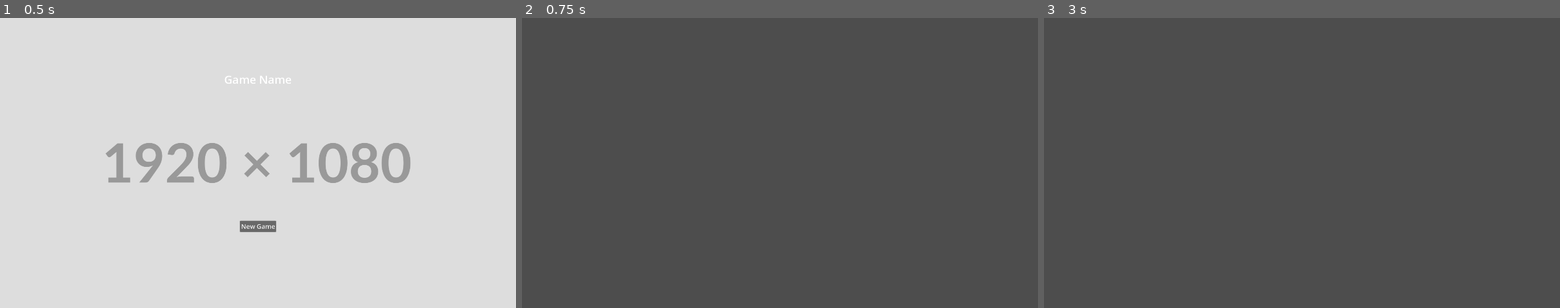
Above: before the commit, frames 1-3 (left to right).
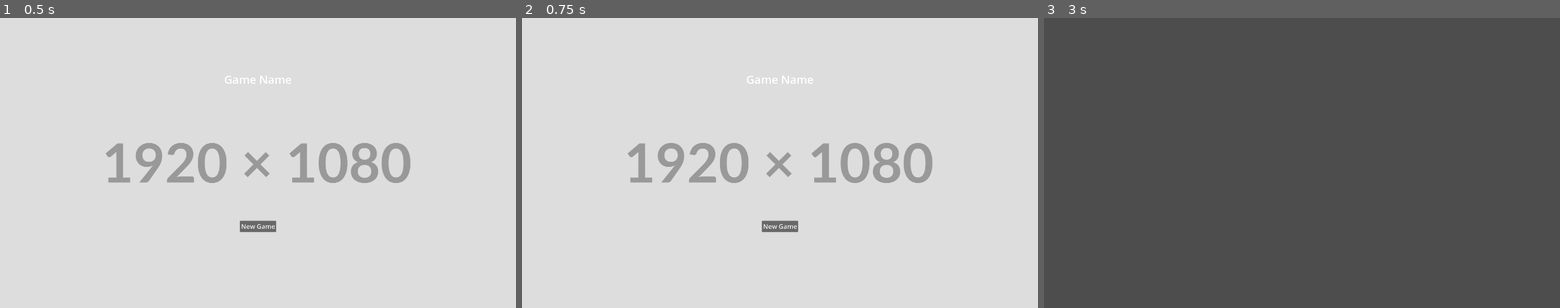
Above: after the commit, the same moments.

Repository: ReneJSchwartz/quantum-jam-2025-choose-your-own-adventure
Game: Godot game, scene res://scenes/game_tree.tscn
The game is run twice, just before and just after one commit, with the same random seed, the same clock (stepped at 60 frames per second) and the same inputs.
Inputs (mouse positions are in pixels of both pictures, inside the frame that each line leads up to):
- Up to frame 1 (0.5 s): no input
- Up to frame 2 (0.75 s): click "New Game" at 0.5 s
- Up to frame 3 (3 s): click (1302, 226) at 1.25 s, where only the run after the commit has a clickable "New Game"; click (1302, 226) at 2 s, where only the run after the commit has a clickable "New Game"; tap Enter at 2.75 s

Frame 1 is identical in both runs. In frame 2, 100% of the frame differs, in the area x 0-100%, y 0-100%; in frame 3, nothing differs.

Commit message:
feat: add dialogue system
- still without ui

Diff:
--- a/godot_project/scenes/game_tree.tscn
+++ b/godot_project/scenes/game_tree.tscn
@@ -1,6 +1,7 @@
-[gd_scene load_steps=2 format=3 uid="uid://baeb3r511rshg"]
+[gd_scene load_steps=3 format=3 uid="uid://baeb3r511rshg"]
 
 [ext_resource type="PackedScene" uid="uid://bfsn54h70cwa6" path="res://scenes/ui/main_menu.tscn" id="1_4dfya"]
+[ext_resource type="PackedScene" uid="uid://bidtuh27qoll" path="res://scenes/ui/dialogue_ui.tscn" id="2_bi5im"]
 
 [node name="GameTree" type="Node"]
 
@@ -8,4 +9,6 @@
 
 [node name="MainMenu" parent="UI" instance=ExtResource("1_4dfya")]
 
+[node name="Dialogue" parent="UI" instance=ExtResource("2_bi5im")]
+
 [node name="Scripts" type="Node" parent="."]
--- /dev/null
+++ b/godot_project/scenes/ui/dialogue_ui.tscn
@@ -0,0 +1,32 @@
+[gd_scene load_steps=3 format=3 uid="uid://bidtuh27qoll"]
+
+[ext_resource type="Script" uid="uid://y4waxpo5evch" path="res://source/dialogue/dialogue_ui_manager.gd" id="1_y3syv"]
+[ext_resource type="Script" uid="uid://br6rg6nrw3c6c" path="res://source/dialogue/dialogue.gd" id="2_sd0pw"]
+
+[node name="DialogueUI" type="Node"]
+
+[node name="Scripts" type="Node" parent="."]
+
+[node name="DialogueUiManager" type="Node" parent="Scripts" node_paths=PackedStringArray("ui_container")]
+script = ExtResource("1_y3syv")
+text_speeds_slow_normal_fast = Array[float]([0.1, 0.15, 0.2])
+ui_container = NodePath("../../ContainerPageView")
+
+[node name="Dialogue" type="Node" parent="Scripts"]
+script = ExtResource("2_sd0pw")
+
+[node name="ContainerPageView" type="Control" parent="."]
+layout_mode = 3
+anchors_preset = 15
+anchor_right = 1.0
+anchor_bottom = 1.0
+grow_horizontal = 2
+grow_vertical = 2
+
+[node name="ContainerScrollView" type="Control" parent="."]
+layout_mode = 3
+anchors_preset = 15
+anchor_right = 1.0
+anchor_bottom = 1.0
+grow_horizontal = 2
+grow_vertical = 2
--- /dev/null
+++ b/godot_project/source/dialogue/dialogue.gd
@@ -0,0 +1,57 @@
+class_name Dialogue
+extends Node
+## Can be used to trigger a dialogue sequence and design the dialogue
+## in editor. Can also be filled programmatically if wanted.
+
+## Index that keeps track of when the dialogue is finished.
+var current_dialogue_step = 0
+## Dialogue running.
+static var dialogue_running: bool = false
+## Stores the used dialogue.
+var steps: Array[DialogueStep] = []
+static var instance: Dialogue
+
+
+func _ready() -> void:
+	instance = self
+	# testing non-interactive demo
+	#add_text("text sample <b>bold</b>", "speaker name", "not used yet")
+	#add_text("second page", "speaker name 2", "_")
+	# option can add dynamic continuation to dialogue with add_texts and add_options
+	#add_options([DialogueOption.create("doStuff", func(): print("do stuff callback"))])
+	#start_dialogue()
+	pass
+
+## Helper method for adding dialogue.
+func add_text(text, name, image):
+	steps.append(DialogueStep.create(false, [], DialogueContent.create(text, name, image)))
+
+## Helper method for adding dialogue player options.
+func add_options(opt: Array[DialogueOption]):
+	steps.append(DialogueStep.create(true, opt))
+
+func start_dialogue():
+	current_dialogue_step = 0
+	dialogue_running = true
+	DialogueUiManager.instance.show_dialogue_overlay()
+	DialogueUiManager.instance.next_dialogue_callback = continue_dialogue
+	await get_tree().process_frame
+	continue_dialogue()
+
+
+## Called by DialogueUiManager after first step. Either supplies the next step or ends the
+## dialogue.
+func continue_dialogue():
+	if len(steps) <= current_dialogue_step:
+		DialogueUiManager.instance.hide_dialogue_overlay()
+		dialogue_running = false
+		steps = []
+		return
+
+	var step = steps[current_dialogue_step]
+	if step.isOptions:
+		DialogueUiManager.instance.show_player_options(step.options)
+	else:
+		DialogueUiManager.instance.show_text(step.content)
+
+	current_dialogue_step += 1
--- /dev/null
+++ b/godot_project/source/dialogue/dialogue_content.gd
@@ -0,0 +1,14 @@
+class_name DialogueContent
+extends Node
+## Wraps the data the dialogue box needs for showing text.
+
+var dialogue_text: String = ""
+var speaker_name: String = ""
+var speaker_image: String = ""
+
+static func create(dialogue_text: String, speaker_name: String = "", speaker_image: String = "") -> DialogueContent:
+	var instance = DialogueContent.new()
+	instance.dialogue_text = dialogue_text
+	instance.speaker_name = speaker_name
+	instance.speaker_image = dialogue_text
+	return instance
--- /dev/null
+++ b/godot_project/source/dialogue/dialogue_option.gd
@@ -0,0 +1,14 @@
+class_name DialogueOption
+extends Node
+## Class for dialogue options that the player can choose. Dialogue options show
+## above the dialogue panel(?) and one can be chosen. This wraps the data they
+## need to be able to be dynamically spawned.
+
+var text: String
+var activation_callback: Callable
+
+static func create(text: String, activation_callback: Callable) -> DialogueOption:
+	var instance = DialogueOption.new()
+	instance.text = text
+	instance.activation_callback = activation_callback
+	return instance
--- /dev/null
+++ b/godot_project/source/dialogue/dialogue_step.gd
@@ -0,0 +1,14 @@
+class_name DialogueStep
+extends Node
+## Choose either options or content and dialogue will feed that in.
+
+var isOptions: bool = false
+var options: Array[DialogueOption] = []
+var content: DialogueContent = DialogueContent.new()
+
+static func create(isOptions: bool, options: Array[DialogueOption] = [], content: DialogueContent = null) -> DialogueStep:
+	var instance = DialogueStep.new()
+	instance.isOptions = isOptions
+	instance.options = options
+	instance.content = content
+	return instance
--- /dev/null
+++ b/godot_project/source/dialogue/dialogue_ui_manager.gd
@@ -0,0 +1,232 @@
+class_name DialogueUiManager
+extends Node
+## Controls Dialogue UI (speaker name, dialogue text, showing and hiding the
+## dialogue UI, changing talker picture (when implemented), etc.
+
+## Corresponds to settings menu speeds.
+enum TextSpeedOption { SLOW, NORMAL, FAST }
+## Get from options.
+var text_speed: float = 0
+## For deciding whether to play a typewriter sound.
+var previous_shown_letters_amount: int = 0
+## For looping the play_sound_pattern with a random typewriter_sound.
+var current_typewriter_audio_index: int = 0
+## How much the text speed such be multiplied with. Default 1. See also
+## dialogue_skip_speed_multiplier.
+var text_speed_multiplier: float = 1.0
+## For assigning dynamic callbacks to button pressed signal. That can be added
+## as many times as needed.
+var button_callbacks: Array[Callable] = []
+# Tweening
+## Used to tween the container to normal position from this position when shown.
+var container_down_y_position_that_does_not_hide_player_options: float = 85
+## Used to tween the container from this position when it is shown.
+var container_down_y_position_that_hides_player_options: float = 180
+## How long showing or hiding the dialogue overlay should take. Bear in mind
+## this travels greater distance (currently).
+var hide_tween_duration = 0.53
+## How long showing or hiding the dialogue overlay should take.
+var show_tween_duration = 0.32
+## Access pattern to the script.
+static var instance: DialogueUiManager = self
+## What code call to get the next dialogue. This is usually Dialogue script's
+## continue_dialogue().
+var next_dialogue_callback: Callable
+@export_group("Dialogue Settings")
+## 1 means a randomized sound when new letter appears and 0 is no sound.
+## This audio pattern loops through the message.
+@export var play_sound_pattern: String = "1010"
+## Should the text jump straight to end when skipping text or just speed up 2x.
+@export var on_skip_dialogue_jump_instantly_to_end: bool = true
+## If text proceeds faster on skip, new speed should be old speed * multiplier.
+## Not applicable if on skip jump straight to end enabled.
+@export var dialogue_skip_speed_multiplier: float = 2.0
+## Can be used to set how fast text proceeds.
+@export var text_speeds_slow_normal_fast: Array[float]
+@export var delay_before_writing_speaker_name: float = 0
+## How much time should pass between having speaker name completed and starting
+## to type message box letters to screen.
+@export var delay_after_speaker_name: float = 0.2
+@export_group("Testing Functions")
+## Brings overlay into view.
+@export var test_show_overlay: bool
+## Hides overlay from view.
+@export var test_hide_overlay: bool
+# Flip the bool on to run the function.
+#@export var test_populate_player_options_with_mock_data: bool = false
+### Flip the bool on to run the function.
+#@export var test_write_mock_message: bool = false
+### Flip the bool on to run the function.
+#@export var test_write_mock_message_short: bool = false
+@export_group("Component References")
+## For position tweening
+@export var ui_container: Control
+## This is the text the player sees.
+@export var text_area: RichTextLabel
+## In the name field at left side of screen above the main dialogue box.
+@export var speaker_name: RichTextLabel
+## Image of the talker in right side of the dialogue box.
+@export var talker_image: TextureRect
+## Options the player can select (option's topmost node), these are dynamically
+## populated.
+@export var dialogue_options: Array[Button]
+
+
+func _ready():
+	#test_populate_player_options_with_mock_data = false
+	#test_show_overlay = false
+	#test_write_mock_message = false
+	instance = self
+
+	ui_container.visible = false
+
+	# Default text speed, remove when options script sets this.
+	set_text_speed(TextSpeedOption.NORMAL)
+
+	for i in len(dialogue_options):
+		dialogue_options[i].pressed.connect(func(): _on_user_choice_button_pressed(i))
+		dialogue_options[i].pressed.connect(func(): hide_player_options())
+
+	button_callbacks.append_array([func(): pass, func(): pass, func(): pass, func(): pass])
+
+func show_dialogue_overlay() -> void:
+	print(show_dialogue_overlay.get_method().get_basename())
+	ui_container.visible = true
+	hide_player_options()
+	text_area.text = " "
+	text_area.visible_characters = 0
+	speaker_name.text = ""
+	ui_container.position = Vector2(0, container_down_y_position_that_does_not_hide_player_options)
+	var tween = get_tree().create_tween()
+	tween.tween_property(
+		ui_container,
+		"position",
+		Vector2(0, 0),
+		show_tween_duration)
+
+func hide_dialogue_overlay(instantly: bool = false) -> void:
+	print(hide_dialogue_overlay.get_method().get_basename())
+
+	if instantly:
+		ui_container.position = Vector2(0, container_down_y_position_that_hides_player_options)
+		return
+
+	var tween = get_tree().create_tween()
+	tween.tween_property(
+		ui_container,
+		"position",
+		Vector2(0, container_down_y_position_that_hides_player_options),
+		hide_tween_duration)
+
+## Handles runtime testing functions.
+func _process(_delta: float):
+	if test_show_overlay:
+		show_dialogue_overlay()
+		test_show_overlay = false
+	elif test_hide_overlay:
+		hide_dialogue_overlay()
+		test_hide_overlay = false
+
+	# message api was changed
+	#return
+	#if test_populate_player_options_with_mock_data:
+		#var opt1: DialogueOption = DialogueOption.new()
+		#opt1.text = "OptionDemo"
+		#opt1.activation_callback = func(): print("DialogueOptionDemo callback")
+		#show_player_options([opt1])
+		#test_populate_player_options_with_mock_data = false
+	#elif test_write_mock_message:
+		#show_dialogue_overlay()
+		#await get_tree().process_frame
+		#write_text("If recursive is false, only this node's direct children are checked.", "Jane Doe", "jane_doe_happy")
+		#test_write_mock_message = false
+	#elif test_write_mock_message_short:
+		#write_text("Apple", "Tybalt", "jane_doe_happy")
+		#test_write_mock_message_short = false
+
+## Dynamic button callbacks, the button does not save the callback
+## as that is hard with reusing buttons but instead this class stores
+## button callbacks and calls them through this method.
+func _on_user_choice_button_pressed(button_index: int):
+	button_callbacks[button_index].call()
+	next_dialogue_callback.call()
+
+## Temporary write text refactor step.
+func show_text(content: DialogueContent):
+	write_text(content.dialogue_text, content.speaker_name, content.speaker_image)
+	pass
+
+## Main method of the class that writes text to a dialogue text box and shows
+## other info to the player as well. Showing player selectable options is done
+## in show_player_options() however.
+func write_text(bbcode_text: String, talker: String, talker_image: String):
+	# reset variables
+	text_speed_multiplier = 1
+	current_typewriter_audio_index = 0
+	text_area.visible_characters = 0
+	# set correct texts and images
+	text_area.text = bbcode_text
+	speaker_name.text = talker
+	speaker_name.visible_characters = 0
+
+	var length_adjusted_speaker_name_text_speed = text_speed / speaker_name.get_total_character_count()
+	var length_adjusted_text_speed = text_speed / text_area.get_total_character_count()
+
+	if delay_before_writing_speaker_name > 0:
+		await get_tree().create_timer(delay_before_writing_speaker_name).timeout
+
+	while speaker_name.visible_ratio < 1:
+		speaker_name.visible_ratio += length_adjusted_speaker_name_text_speed * get_process_delta_time() * text_speed_multiplier
+		await get_tree().process_frame
+
+	if delay_after_speaker_name > 0:
+		await get_tree().create_timer(delay_after_speaker_name).timeout
+
+	while !is_text_finished():
+		text_area.visible_ratio += length_adjusted_text_speed * get_process_delta_time() * text_speed_multiplier
+
+		# audio
+		if text_area.visible_characters != previous_shown_letters_amount:
+			previous_shown_letters_amount += 1
+			#print("could play sound for letter " + str(previous_shown_letters_amount))
+			if play_sound_pattern[previous_shown_letters_amount % len(play_sound_pattern)] == "0":
+				#print("should play sound for letter " + str(previous_shown_letters_amount))
+				# todo audio manager should/could play a randomized typewriter sound
+				pass
+		await get_tree().process_frame
+
+
+## Populates selectable options for the player.
+func show_player_options(options: Array[DialogueOption]) -> void:
+	hide_player_options()
+
+	for i in range(len(options)) :
+		dialogue_options[i].visible = true
+		dialogue_options[i].text = options[i].text
+		button_callbacks[i] = options[i].activation_callback
+
+	dialogue_options[0].grab_focus()
+
+func hide_player_options() -> void:
+	for b in dialogue_options:
+		b.visible = false
+
+
+func is_text_finished() -> bool: return text_area.visible_ratio == 1
+
+
+## Called by input handling.
+func on_skip_text() -> void:
+	if (text_area.visible_ratio < 1):
+		if on_skip_dialogue_jump_instantly_to_end:
+			text_area.visible_ratio = 1
+			speaker_name.visible_ratio = 1
+		else:
+			text_speed_multiplier = dialogue_skip_speed_multiplier
+	elif Dialogue.dialogue_running:
+		next_dialogue_callback.call()
+
+
+## Sets text speed based on user chosen TextSpeedOption (slow, normal, fast).
+func set_text_speed(speed: TextSpeedOption) -> void:
+	text_speed = text_speeds_slow_normal_fast[speed]
Not shown, added: godot_project/source/dialogue/dialogue.gd.uid
Not shown, added: godot_project/source/dialogue/dialogue_content.gd.uid
Not shown, added: godot_project/source/dialogue/dialogue_option.gd.uid
Not shown, added: godot_project/source/dialogue/dialogue_step.gd.uid
Not shown, added: godot_project/source/dialogue/dialogue_ui_manager.gd.uid
